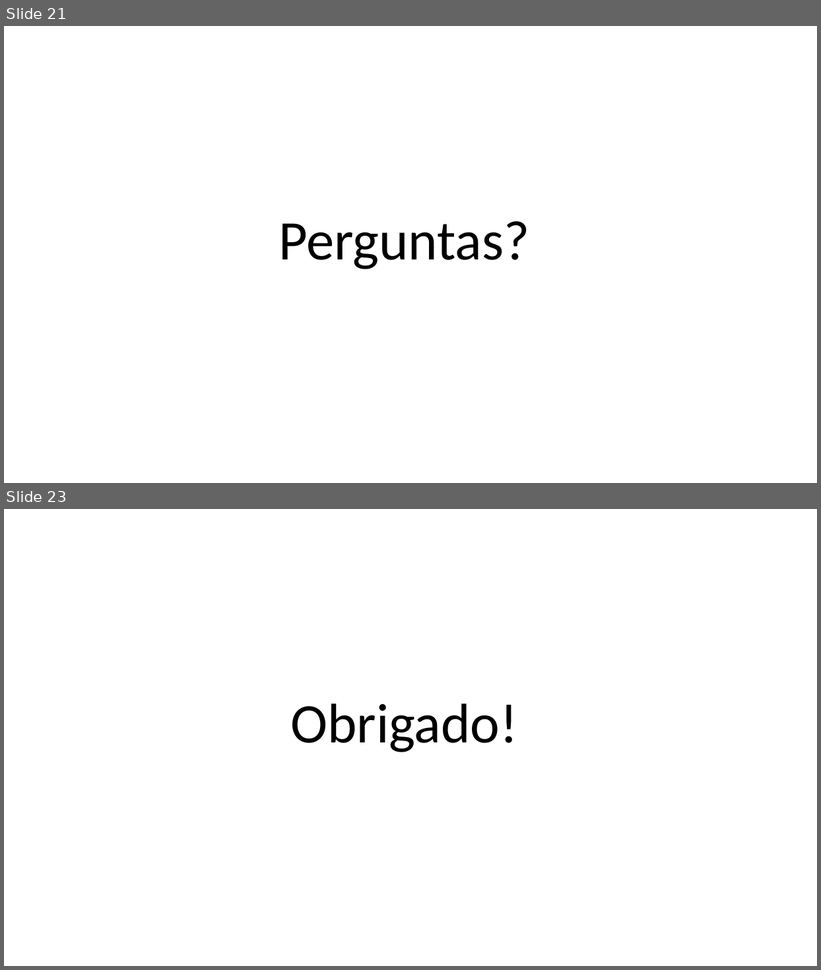
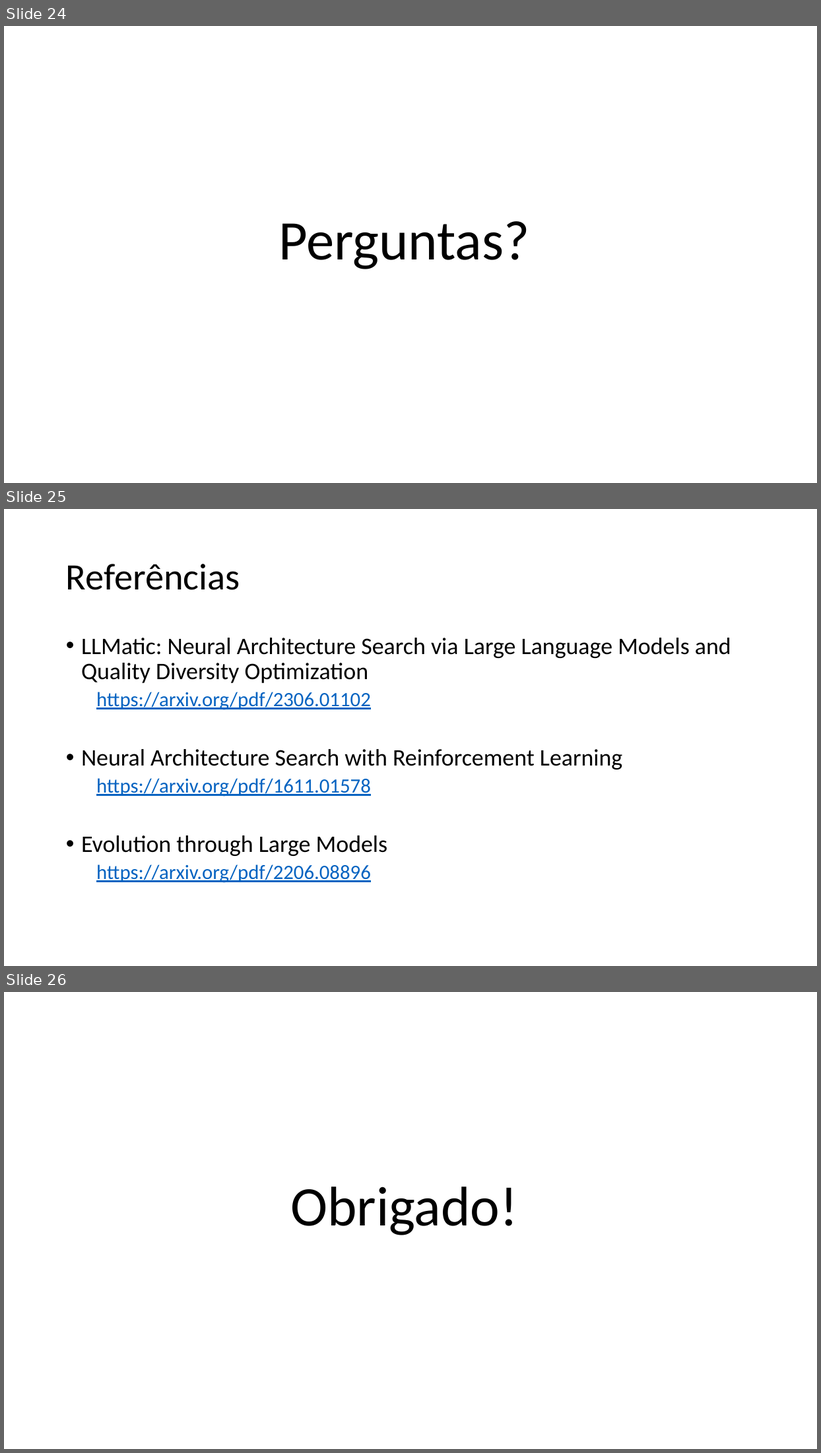
Before and after one commit to guerrato/guerrato_967_tp558, a slide deck: seminarios/TP558_LLM_QD.pptx. Shown one above the other, each under a label of ours: slides 21 and 23 before the commit, slides 24, 25 and 26 after it; the slides between them are not shown. The pictures are 821x970 and 821x1453 pixels, drawn with LibreOffice and Linux fonts; fonts in the diff are those of the drawing. Boxes give left, top, right and bottom in pixels: in the first picture for what was removed or moved away, otherwise in the second. Text is boxed around its words. In the diff, an @@ line names an element or a change of style, - is before the commit and + after.

Commit message:
Add title and the rest of content

```diff
--- a/seminarios/TP558_LLM_QD.pptx
+++ b/seminarios/TP558_LLM_QD.pptx
@@ slide 25 added at (x1=4, y1=509, x2=817, y2=966), background #FFFFFF @@
@@ title added at (x1=66, y1=564, x2=240, y2=590), 44 pt, text #000000 @@
+Referências
@@ text added at (x1=81, y1=638, x2=731, y2=883), 28 pt, text #000000 @@
+• LLMatic: Neural Architecture Search via Large Language Models and Quality Diversity Optimization
+  https://arxiv.org/pdf/2306.01102
+• Neural Architecture Search with Reinforcement Learning
+  https://arxiv.org/pdf/1611.01578
+• Evolution through Large Models
+  https://arxiv.org/pdf/2206.08896
@@ what was slide 21 is now slide 24 @@
@@ what was slide 23 is now slide 26 @@
```
Also in this commit, not shown: 4 slides changed, 3 other slides added, 1 slide removed.
